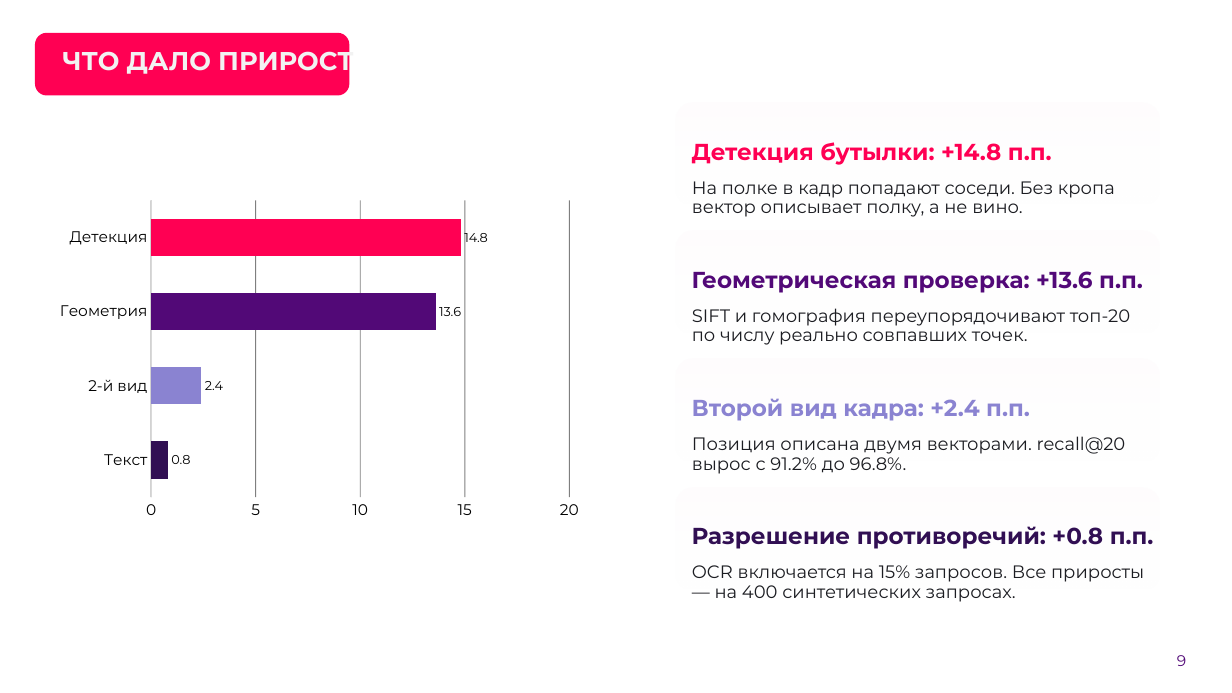
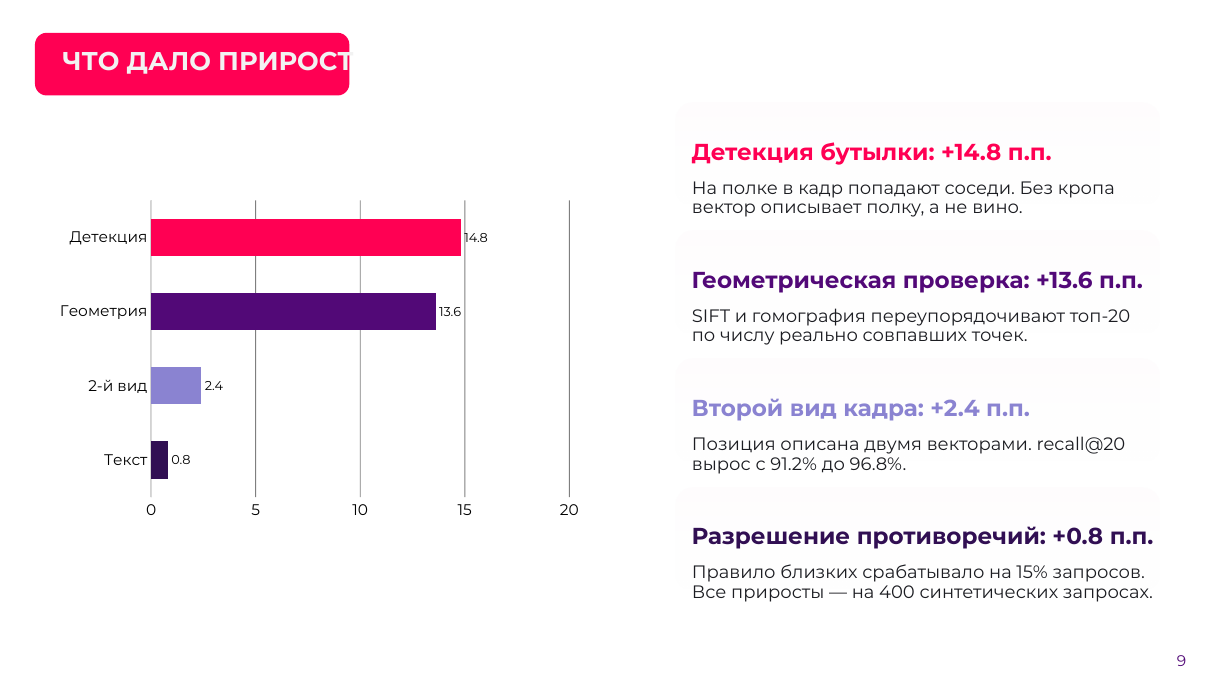
Before and after one commit to AlexGvr/rus_vines, a slide deck: slide 9 of ЛЦТ2026 Сканер российских вин.pptx. Drawn at 1232x693 pixels with LibreOffice and Linux fonts; fonts in the diff are those of the drawing; background and template pictures are left out. Boxes give left, top, right and bottom in pixels: in the first picture for what was removed or moved away, otherwise in the second. Text is boxed around its words. In the diff, an @@ line names an element or a change of style, - is before the commit and + after.

```diff
--- a/ЛЦТ2026 Сканер российских вин.pptx
+++ b/ЛЦТ2026 Сканер российских вин.pptx
@@ text at box(692, 564, 1153, 602): text changed @@
-OCR включается на 15% запросов. Все приросты — на 400 синтетических запросах.
+Правило близких срабатывало на 15% запросов. Все приросты — на 400 синтетических запросах.
```
Also in this commit, not shown: 8 other slides changed, 2 other files.
